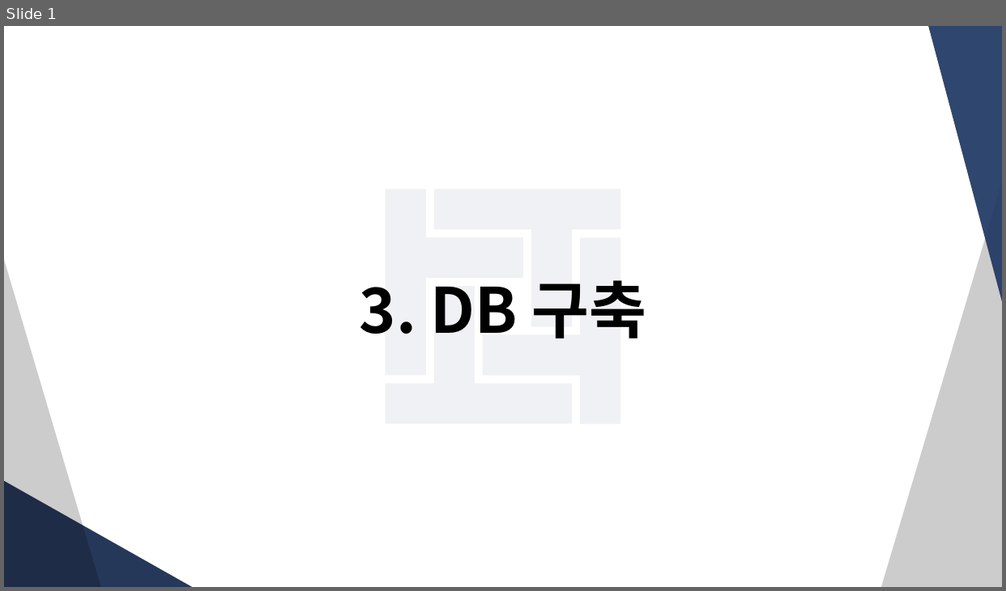
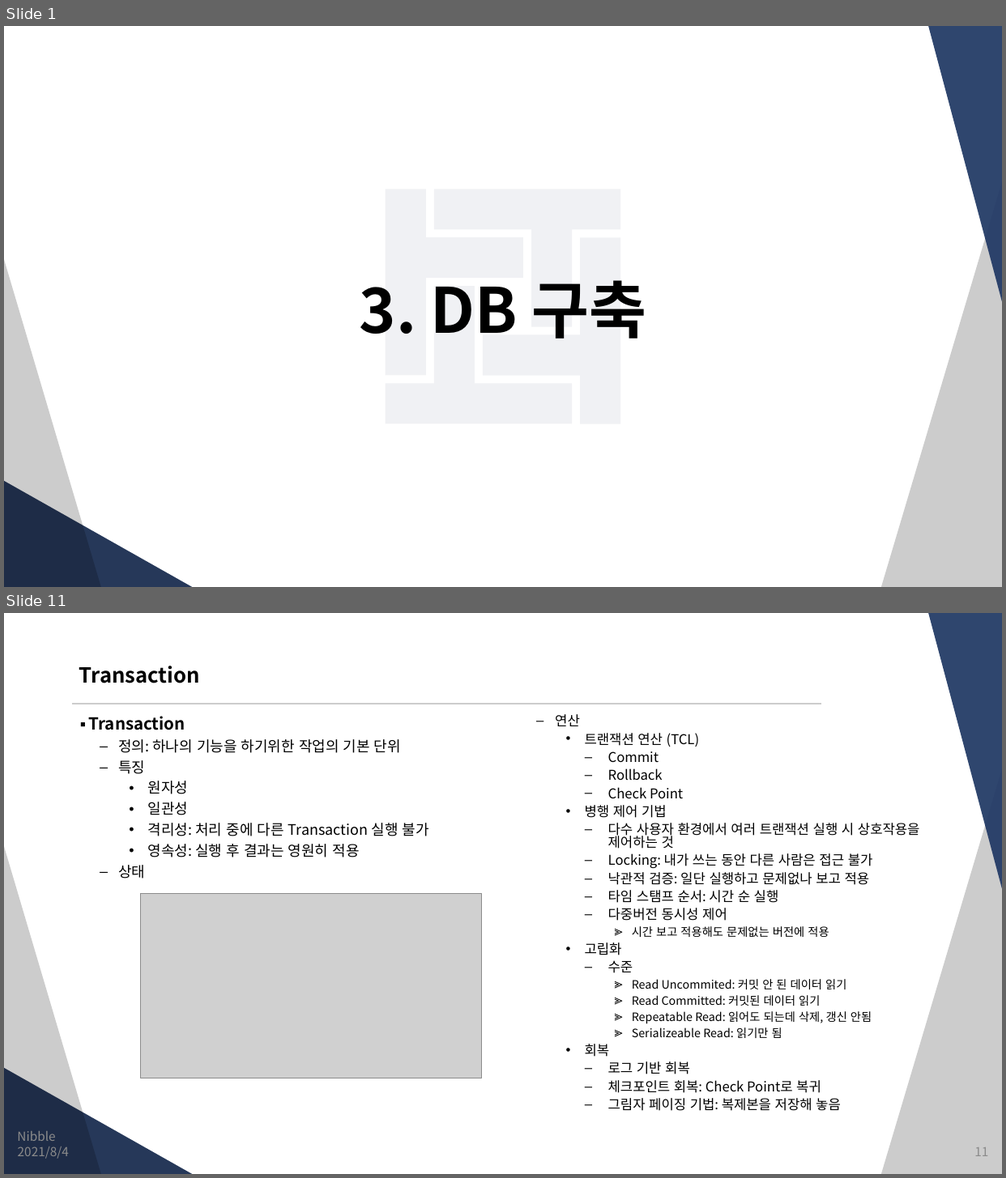
Before and after one commit to JungSangHyeon/2021-TIL, a slide deck: 정보처리기사/3. DB 구축.pptx. Shown one above the other, each under a label of ours: slide 1 before the commit, slides 1 and 11 after it; the slides between them are not shown. The pictures are 1006x591 and 1006x1178 pixels, drawn with LibreOffice and Linux fonts; fonts in the diff are those of the drawing; grey boxes stand for pictures. Boxes give left, top, right and bottom in pixels: in the first picture for what was removed or moved away, otherwise in the second. Text is boxed around its words. In the diff, an @@ line names an element or a change of style, - is before the commit and + after.

```diff
--- a/정보처리기사/3. DB 구축.pptx
+++ b/정보처리기사/3. DB 구축.pptx
@@ slide 11 added at <box>4,613,1002,1174</box>, background #FFFFFF; not listed: 4 template elements that a slide beside it also shows @@
@@ title added at <box>79,666,200,683</box>, 20 pt, text #000000, bold @@
+Transaction
@@ line added from (72, 704) to (821, 704), #CCCCCC 1.5 pt @@
@@ text added at <box>89,716,429,879</box>, 14 pt, text #000000 @@
+▪ Transaction
+  – 정의: 하나의 기능을 하기위한 작업의 기본 단위
+  – 특징
+    • 원자성
+    • 일관성
+    • 격리성: 처리 중에 다른 Transaction 실행 불가
+    • 영속성: 실행 후 결과는 영원히 적용
+  – 상태
@@ text added at <box>555,714,920,1111</box>, 12.9 pt, text #000000 @@
+  – 연산
+    • 트랜잭션 연산 (TCL)
+      – Commit
+      – Rollback
+      – Check Point
+    • 병행 제어 기법
+      – 다수 사용자 환경에서 여러 트랜잭션 실행 시 상호작용을 제어하는 것
+      – Locking: 내가 쓰는 동안 다른 사람은 접근 불가
+      – 낙관적 검증: 일단 실행하고 문제없나 보고 적용
+      – 타임 스탬프 순서: 시간 순 실행
+      – 다중버전 동시성 제어
+        ≫ 시간 보고 적용해도 문제없는 버전에 적용
+    • 고립화
+      – 수준
+        ≫ Read Uncommited: 커밋 안 된 데이터 읽기
+        ≫ Read Committed: 커밋된 데이터 읽기
+        ≫ Repeatable Read: 읽어도 되는데 삭제, 갱신 안됨
+        ≫ Serializeable Read: 읽기만 됨
+    • 회복
+      – 로그 기반 회복
+      – 체크포인트 회복: Check Point로 복귀
+      – 그림자 페이징 기법: 복제본을 저장해 놓음
@@ picture added at <box>141,894,482,1079</box> @@
@@ text added at <box>17,1131,55,1141</box>, 12 pt, text #8C8C8C @@
+Nibble
@@ text added at <box>18,1147,69,1159</box>, 12 pt, text #8C8C8C @@
+2021/8/4
@@ page number added at <box>974,1148,988,1157</box>, 12 pt, text #8C8C8C @@
+11
```
Also in this commit, not shown: 7 slides changed, 9 other slides added.
